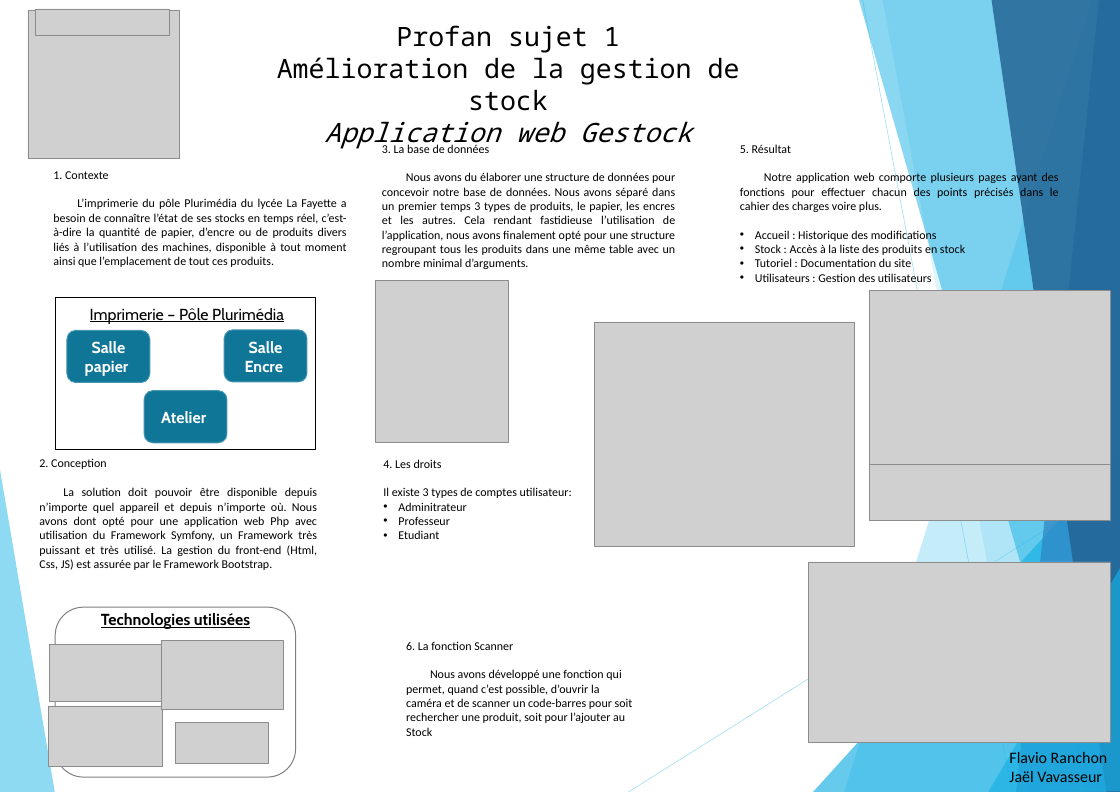
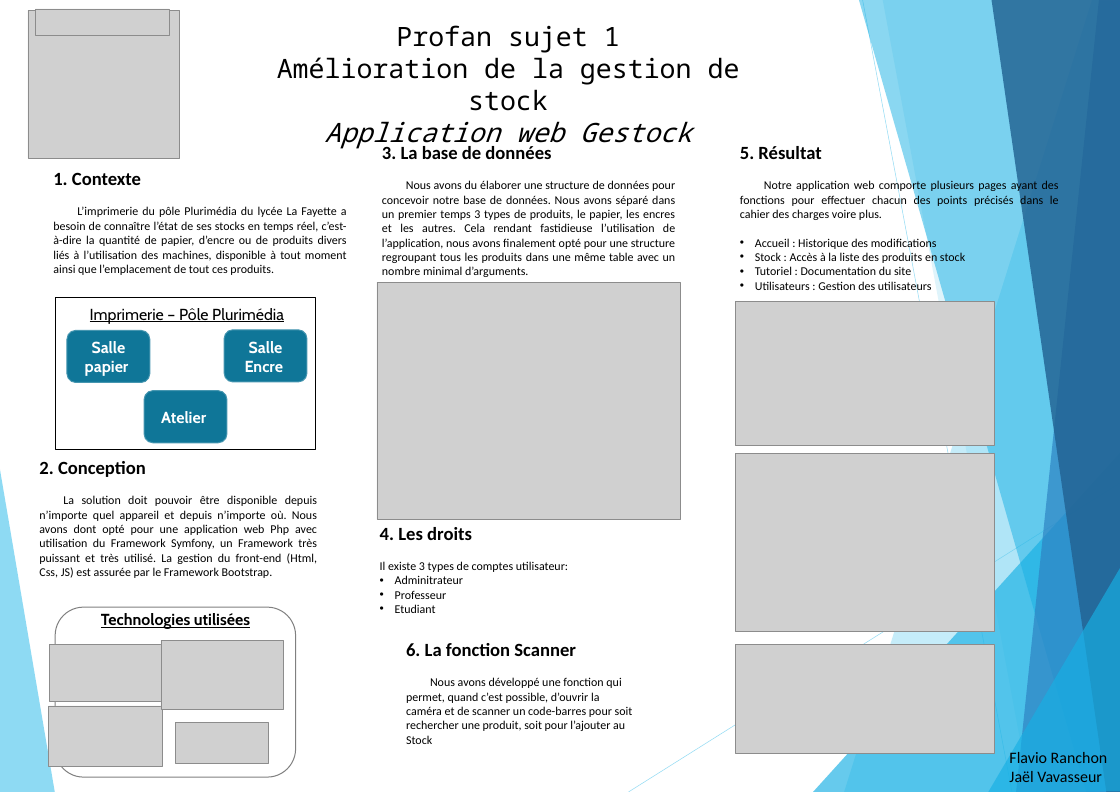
Before and after one commit to flavio63730/profan, a slide deck: slide 2 of présentation groupe 1H.pptx. Drawn at 1120x792 pixels with LibreOffice and Linux fonts; fonts in the diff are those of the drawing; grey boxes stand for pictures. Boxes give left, top, right and bottom in pixels: in the first picture for what was removed or moved away, otherwise in the second. Text is boxed around its words. In the diff, an @@ line names an element or a change of style, - is before the commit and + after.

Commit message:
Update poster

```diff
--- a/présentation groupe 1H.pptx
+++ b/présentation groupe 1H.pptx
@@ text at <box>382,146,551,159</box>: size 18 to 28 pt, bold on in "3. La base de données" @@
@@ text at <box>740,146,821,159</box>: size 18 to 28 pt, bold on in "5. Résultat" @@
@@ text at <box>53,172,141,185</box>: size 18 to 28 pt, bold on in "1. Contexte" @@
@@ picture: place and size @@
-picture at <box>375,281,508,442</box>
+picture at <box>377,282,680,520</box>
@@ picture removed at <box>869,290,1110,464</box> @@
@@ picture removed at <box>594,322,854,546</box> @@
@@ picture added at <box>735,301,995,445</box> @@
@@ text at <box>39,461,146,477</box>: size 18 to 28 pt, bold on in "2. Conception" @@
@@ picture added at <box>735,453,995,631</box> @@
@@ picture removed at <box>869,464,1110,520</box> @@
@@ text "4. Les droits": place and size @@
-text "4. Les droits" at <box>383,459,572,539</box>
+text "4. Les droits" at <box>380,527,568,613</box>
@@ text at <box>380,527,472,540</box>: size 18 to 28 pt, bold on in "4. Les droits" @@
@@ text at <box>406,643,576,656</box>: size 18 to 28 pt, bold on in "6. La fonction Scanner" @@
@@ picture: place and size @@
-picture at <box>808,562,1110,742</box>
+picture at <box>735,645,995,753</box>
```
